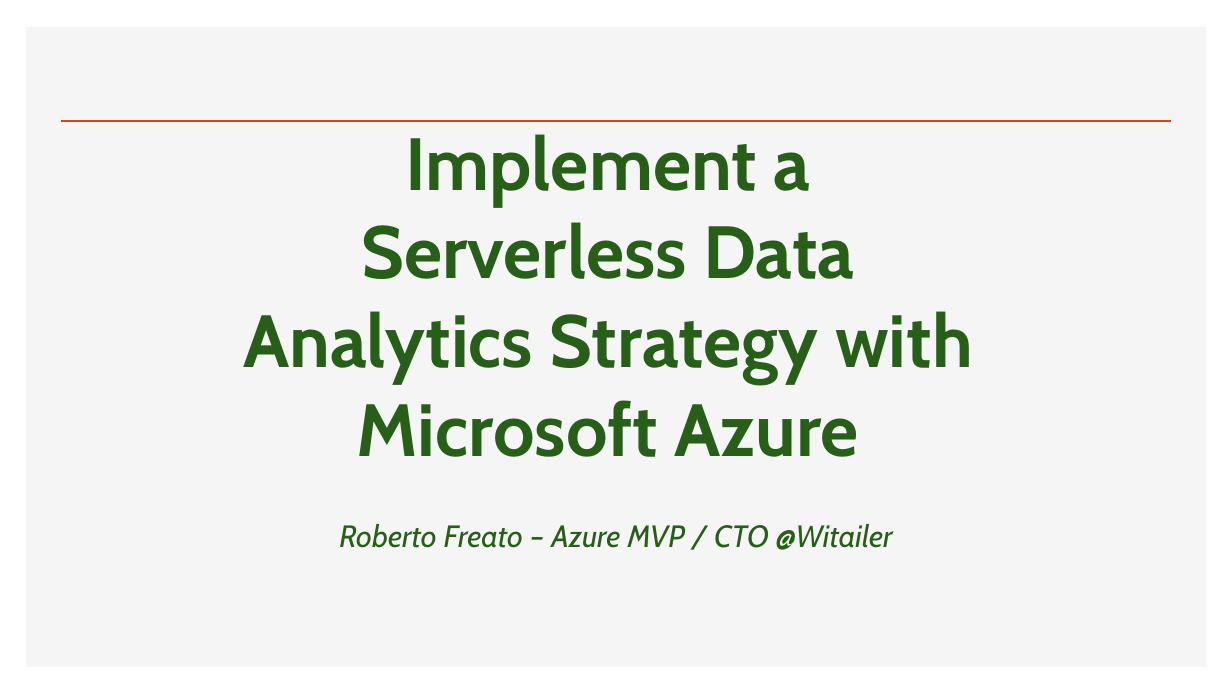
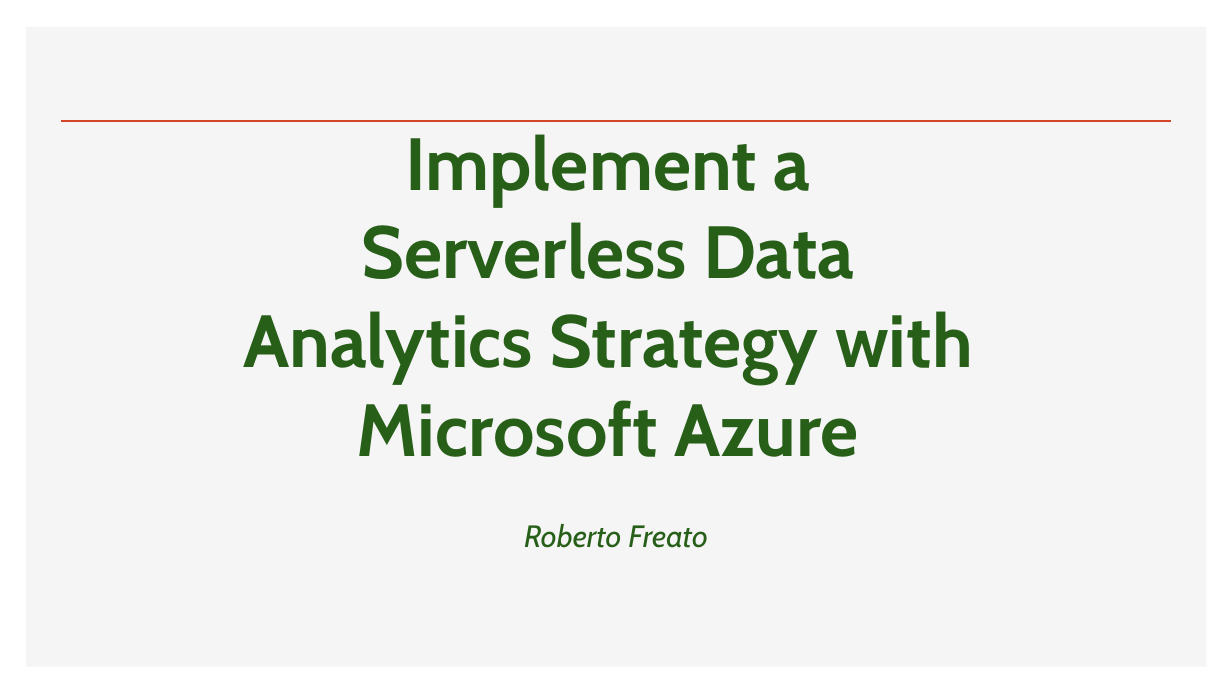
Before and after one commit to childotg/Events.2022, a slide deck: slide 1 of 220617 - IglooConf Summer 2022 @Helsinki/Implement a Serverless Data Analytics Strategy with Microsoft Azure.pptx. Drawn at 1232x693 pixels with LibreOffice and Linux fonts; fonts in the diff are those of the drawing; background and template pictures are left out. Boxes give left, top, right and bottom in pixels: in the first picture for what was removed or moved away, otherwise in the second. Text is boxed around its words. In the diff, an @@ line names an element or a change of style, - is before the commit and + after.

```diff
--- a/220617 - IglooConf Summer 2022 @Helsinki/Implement a Serverless Data Analytics Strategy with Microsoft Azure.pptx
+++ b/220617 - IglooConf Summer 2022 @Helsinki/Implement a Serverless Data Analytics Strategy with Microsoft Azure.pptx
@@ text at box(524, 524, 707, 548): text changed @@
-Roberto Freato – Azure MVP / CTO @Witailer
+Roberto Freato
```
Also in this commit, not shown: 1 other slide changed, 1 slide added, 1 other file.
